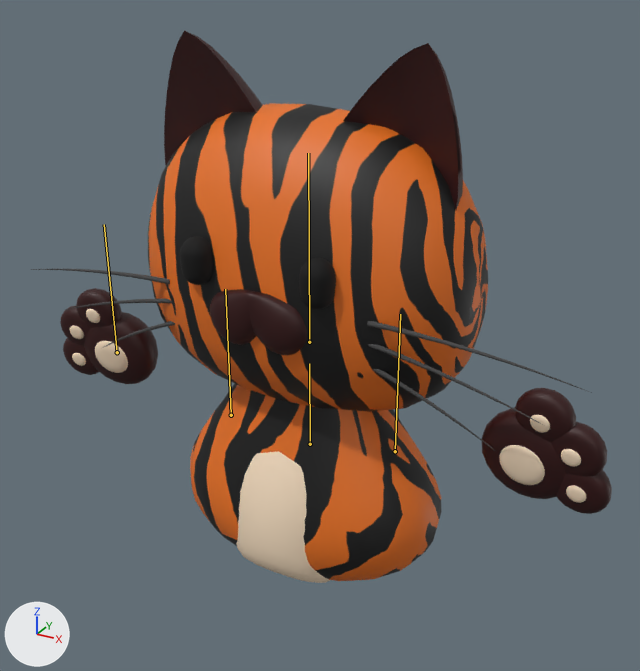
A saved change to the FBX model game_client/model/tiger.fbx.
The view is the same before and after, from a 50 mm lens placed at (0.0484, -0.0855, 0.0753), pointed at (0.0022, -0.0016, 0.0333). Arrows for +X, +Y and +Z are at lower left; the lights stay in place. The bones that change are drawn over the model as lines.

In view in the first picture: 'body', 'face', 'l_ear', 'l_eye', 'l_hair', 'l_hand', 'l_palm', 'mouth', 'r_ear', 'r_eye', 'r_hair', 'r_hand', 'r_palm', 'stomach'.
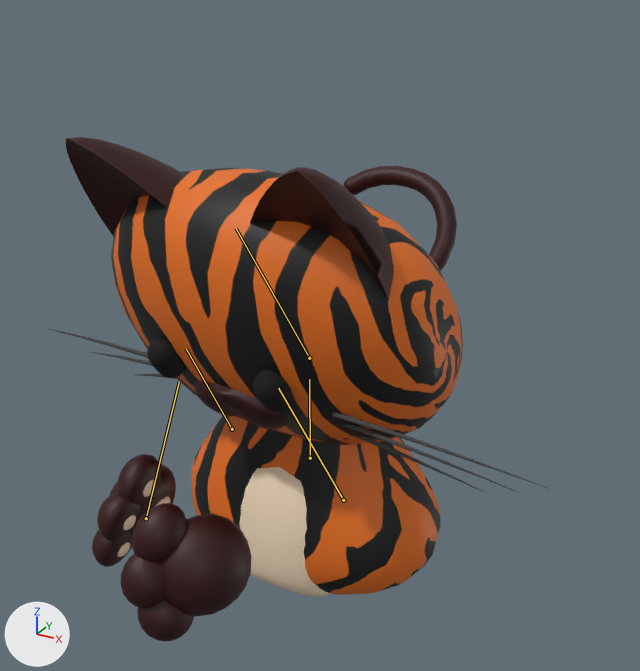
The newer file adds an action. The first version stands in its rest pose; the second is drawn at frame 111 of the action 'anim_Clip4'.

Location of each change, (x1, y1, x2, y2) in pixels of the pictures (640 x 671 px):
'face', no longer drawn
    before: (148, 103, 488, 412)
'tiger:group1face', now drawn
    after: (111, 168, 463, 445)
'body', posed
    before: (190, 384, 442, 581)
    after: (191, 415, 441, 595)
'tiger:group1l_hand', now drawn
    after: (120, 503, 251, 642)
'l_hand', no longer drawn
    before: (482, 388, 612, 514)
'stomach', posed
    before: (236, 451, 330, 583)
    after: (239, 467, 330, 597)
'l_ear', no longer drawn
    before: (343, 43, 463, 210)
'tiger:group1l_ear', now drawn
    after: (250, 167, 394, 301)
'r_ear', no longer drawn
    before: (164, 30, 262, 165)
'tiger:group1r_ear', now drawn
    after: (66, 137, 181, 236)
'r_hand', no longer drawn
    before: (60, 288, 158, 384)
'mouth', no longer drawn
    before: (210, 289, 307, 355)
'tiger:r_handgroup1', now drawn
    after: (92, 454, 176, 567)
'l_palm', no longer drawn (beige)
    before: (499, 415, 586, 503)
'tiger:group1mouth', now drawn
    after: (194, 381, 286, 429)
'l_hair', no longer drawn
    before: (367, 321, 592, 451)
'tiger:group1l_hair', now drawn
    after: (332, 412, 552, 494)
'l_eye', no longer drawn (black)
    before: (299, 258, 336, 310)
'r_eye', no longer drawn (black)
    before: (180, 236, 212, 285)
'tiger:group1l_eye', now drawn (black)
    after: (253, 370, 294, 413)
'r_palm', no longer drawn (beige)
    before: (70, 309, 128, 373)
'tiger:group1r_eye', now drawn (black)
    after: (147, 337, 185, 378)
'r_hair', no longer drawn
    before: (30, 269, 175, 349)
'tiger:group1r_hair', now drawn
    after: (45, 328, 176, 379)
'tiger:group1r_palm', now drawn
    after: (118, 480, 170, 557)
bone 'j_stomach', root to tip
    before: (310, 444) to (309, 363)
    after: (310, 458) to (309, 379)
bone 'j_l_arm', root to tip
    before: (395, 451) to (400, 314)
    after: (343, 500) to (278, 388)
bone 'j_r_arm', root to tip
    before: (231, 415) to (225, 289)
    after: (232, 429) to (186, 348)
bone 'j_r_hand', root to tip
    before: (117, 352) to (104, 224)
    after: (146, 518) to (179, 382)
bone 'j_neck', root to tip
    before: (309, 342) to (308, 153)
    after: (309, 358) to (236, 228)

What the commit changed:
Bone 'j_stomach' (bone_j_stomach) moves from (0.0, 0.0, 0.0) to (0.0, -0.21, 0.0).
Bone 'j_l_arm' (bone_j_l_arm) moves from (0.0, 0.0, 0.0) to (-0.22, 0.0, 0.93).
Bone 'j_l_arm' (bone_j_l_arm) turns from (0, 0, 0) to (-42, -123, 53) degrees about its own x, y and z.
Bone 'j_r_arm' (bone_j_r_arm) turns from (0, 0, 0) to (70, 58, 66) degrees about its own x, y and z.
Bone 'j_r_hand' (bone_j_r_hand) turns from (0, 0, 0) to (0, 0, -45) degrees about its own x, y and z.
Bone 'j_neck' (bone_j_neck) turns from (0, 0, 0) to (32, -6, 1) degrees about its own x, y and z.
